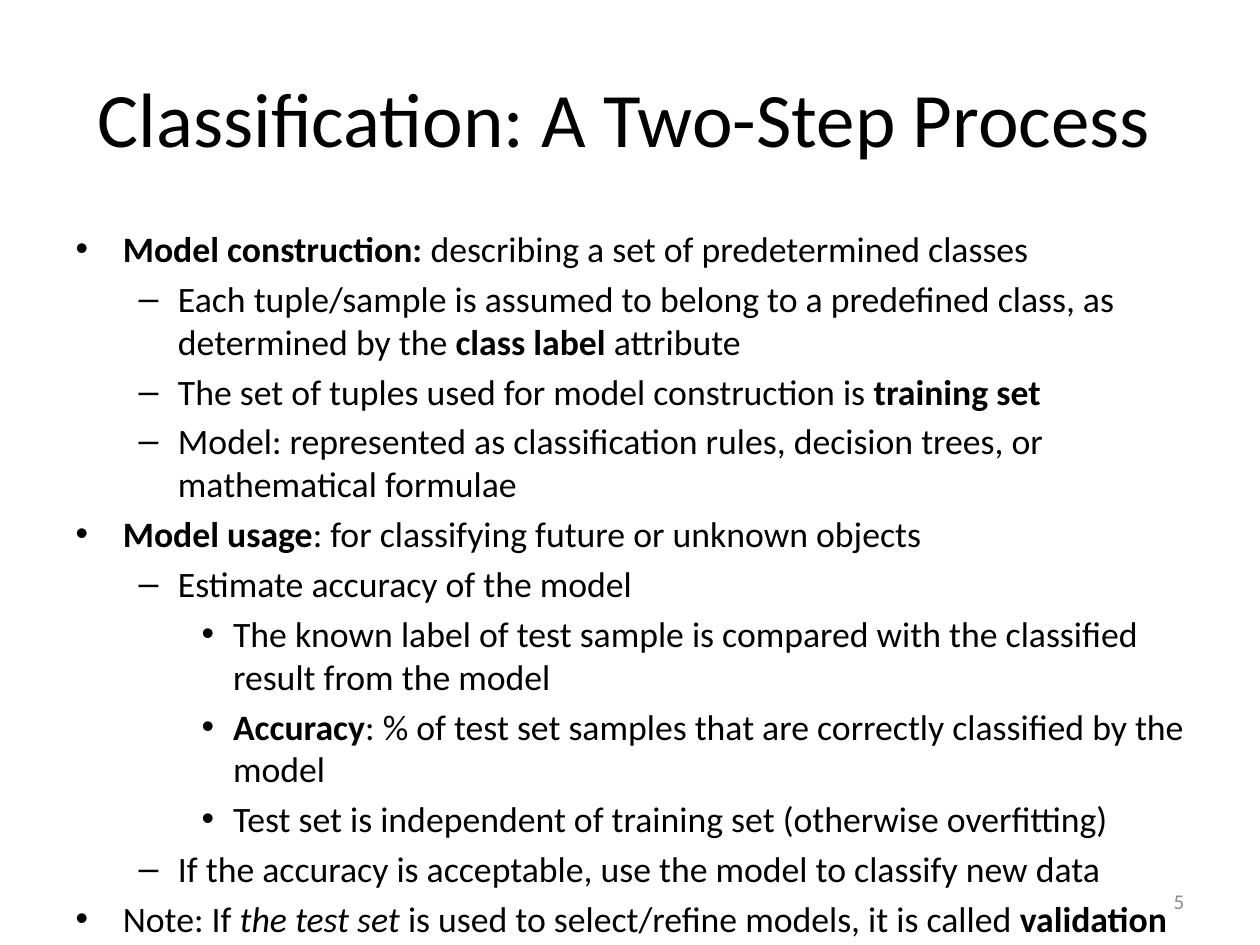
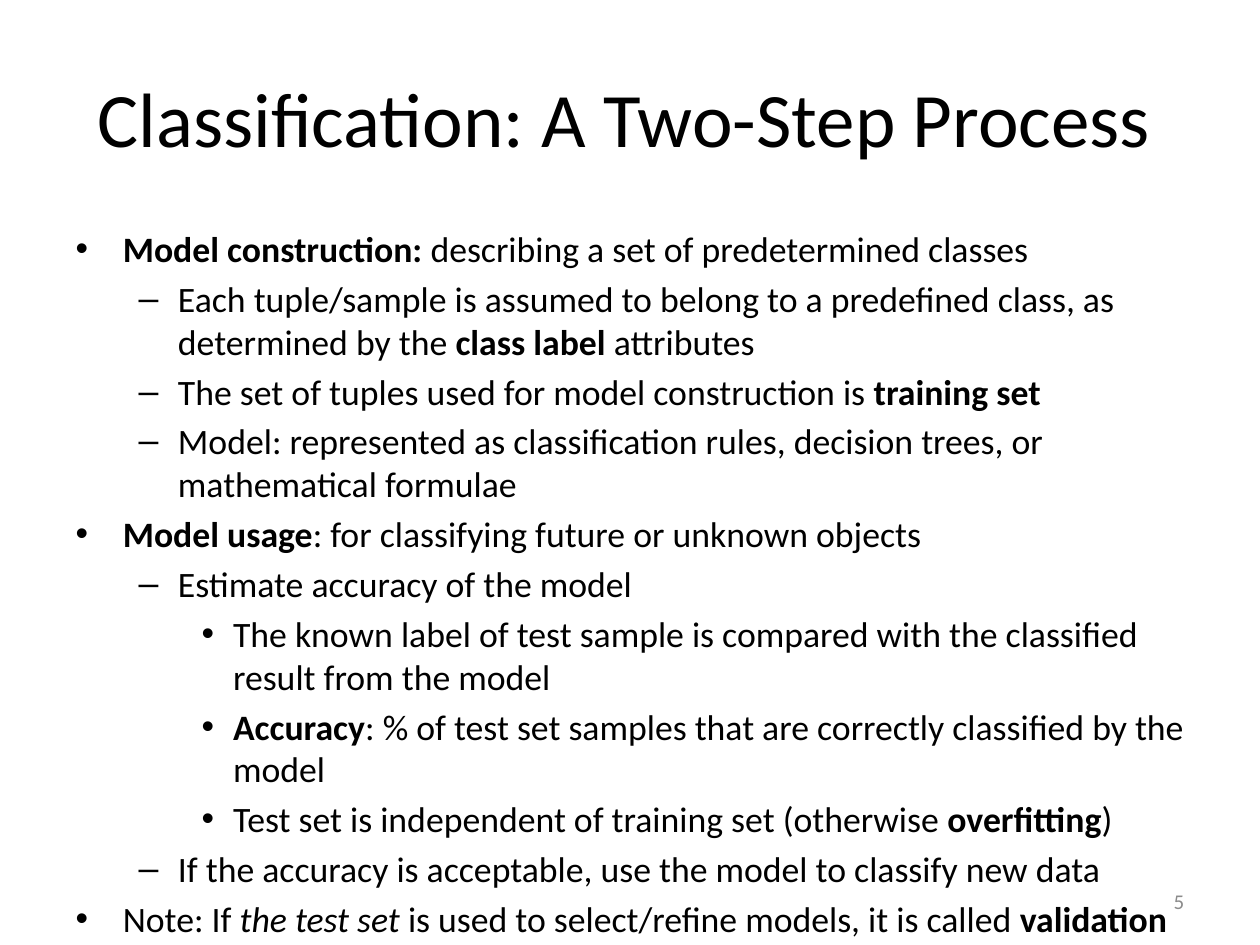
Before and after one commit to mjiang89/mjiang89.github.io, a slide deck: slide 5 of teaching/CS412Summer17-Chapter8.pptx. Drawn at 1260x945 pixels with LibreOffice and Linux fonts; fonts in the diff are those of the drawing. Boxes give left, top, right and bottom in pixels: in the first picture for what was removed or moved away, otherwise in the second. Text is boxed around its words. In the diff, an @@ line names an element or a change of style, - is before the commit and + after.

```diff
--- a/teaching/CS412Summer17-Chapter8.pptx
+++ b/teaching/CS412Summer17-Chapter8.pptx
@@ text at (178, 287, 1114, 361): text changed @@
-  – Each tuple/sample is assumed to belong to a predefined class, as determined by the class label attribute
+  – Each tuple/sample is assumed to belong to a predefined class, as determined by the class label attributes
@@ text at (233, 806, 1112, 838): bold on in "overfitting)" @@
```
Also in this commit, not shown: 22 other slides changed, 6 slides added, 2 other files.
